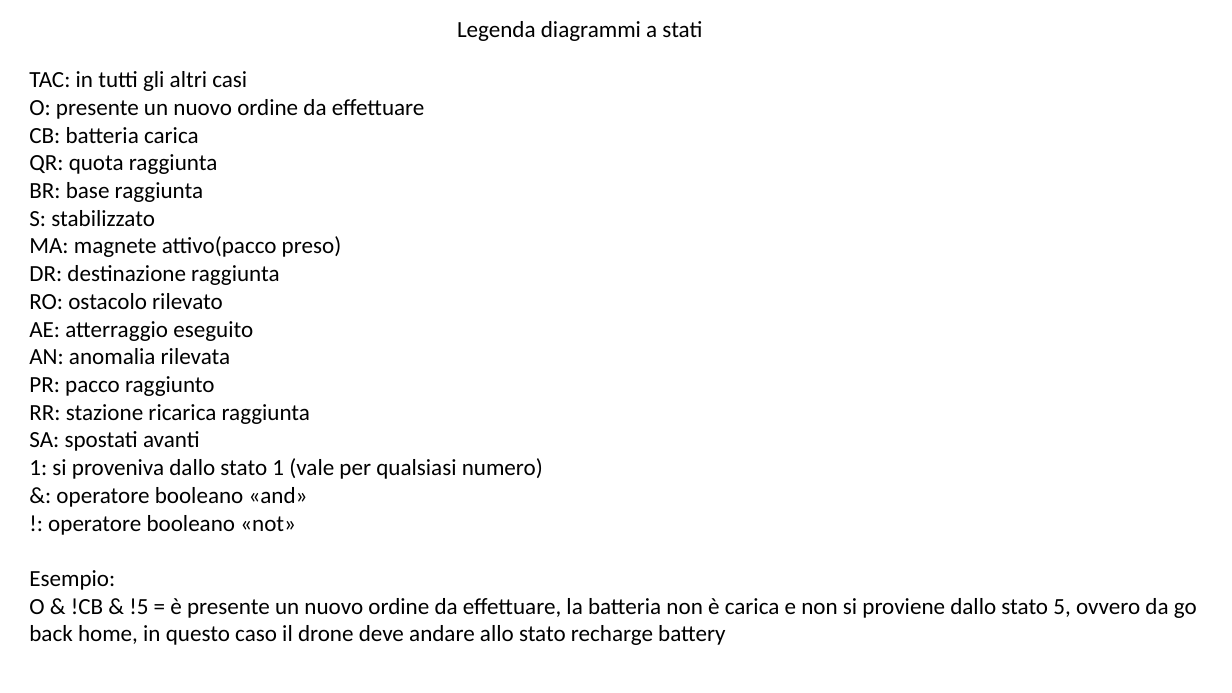
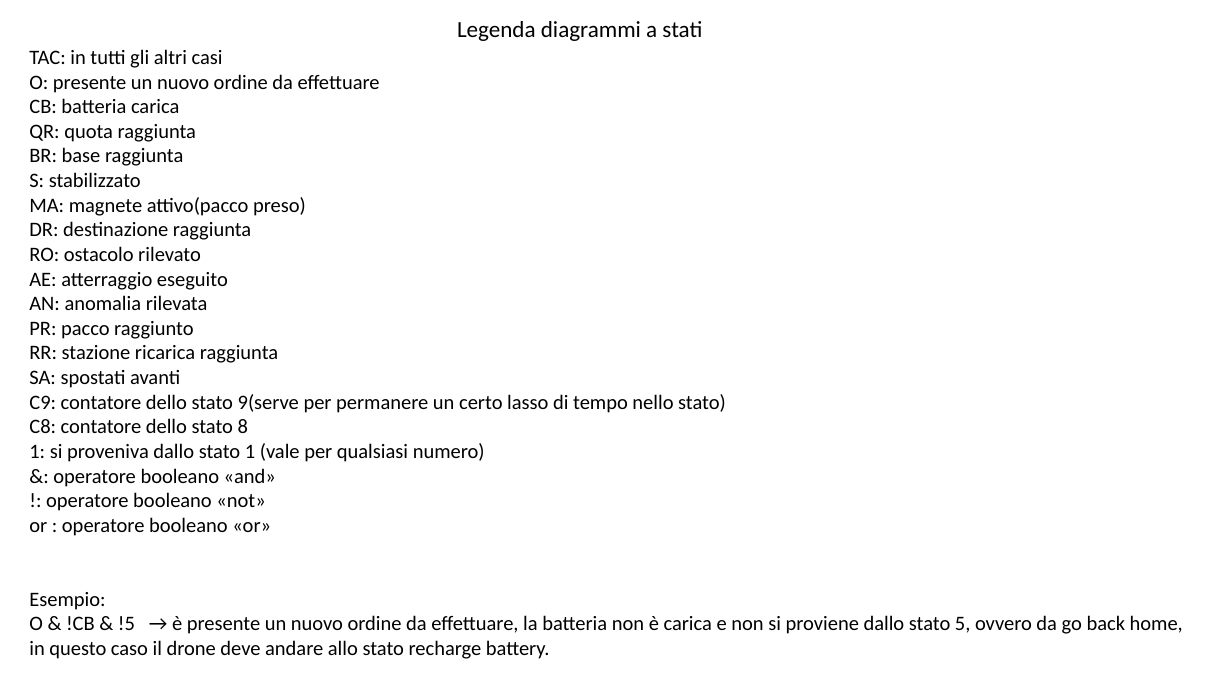
Before and after one commit to AndreaVaiuso/progetto_robotica, a slide deck: slide 1 of docs/diagram.pptx (slide 2 before the commit). Drawn at 1232x693 pixels with LibreOffice and Linux fonts; fonts in the diff are those of the drawing. Boxes give left, top, right and bottom in pixels: in the first picture for what was removed or moved away, otherwise in the second. Text is boxed around its words. In the diff, an @@ line names an element or a change of style, - is before the commit and + after.

```diff
--- a/docs/diagram.pptx
+++ b/docs/diagram.pptx
@@ text "TAC: in tutti gli altri ...": place and size @@
-text "TAC: in tutti gli altri ..." at box(29, 71, 1197, 645)
+text "TAC: in tutti gli altri ..." at box(29, 49, 1183, 659)
@@ text at box(29, 49, 485, 610): size 18 to 16 pt in "TAC: in tutti gli altri casi", "O: presente un nuovo ordine da effettuare", "CB: batteria carica", "QR: quota raggiunta" and 14 more places @@
@@ text at box(29, 394, 726, 433): paragraphs added @@
+C9: contatore dello stato 9(serve per permanere un certo lasso di tempo nello stato)
+C8: contatore dello stato 8
@@ text at box(29, 517, 271, 536): paragraph added @@
+or : operatore booleano «or»
@@ text at box(29, 615, 1183, 659): text changed; size 18 to 16 pt @@
-O & !CB & !5 = è presente un nuovo ordine da effettuare, la batteria non è carica e non si proviene dallo stato 5, ovvero da go back home, in questo caso il drone deve andare allo stato recharge battery
+O & !CB & !5 → è presente un nuovo ordine da effettuare, la batteria non è carica e non si proviene dallo stato 5, ovvero da go back home, in questo caso il drone deve andare allo stato recharge battery.
```
Also in this commit, not shown: 2 other slides changed, 2 slides removed, 1 other file.
